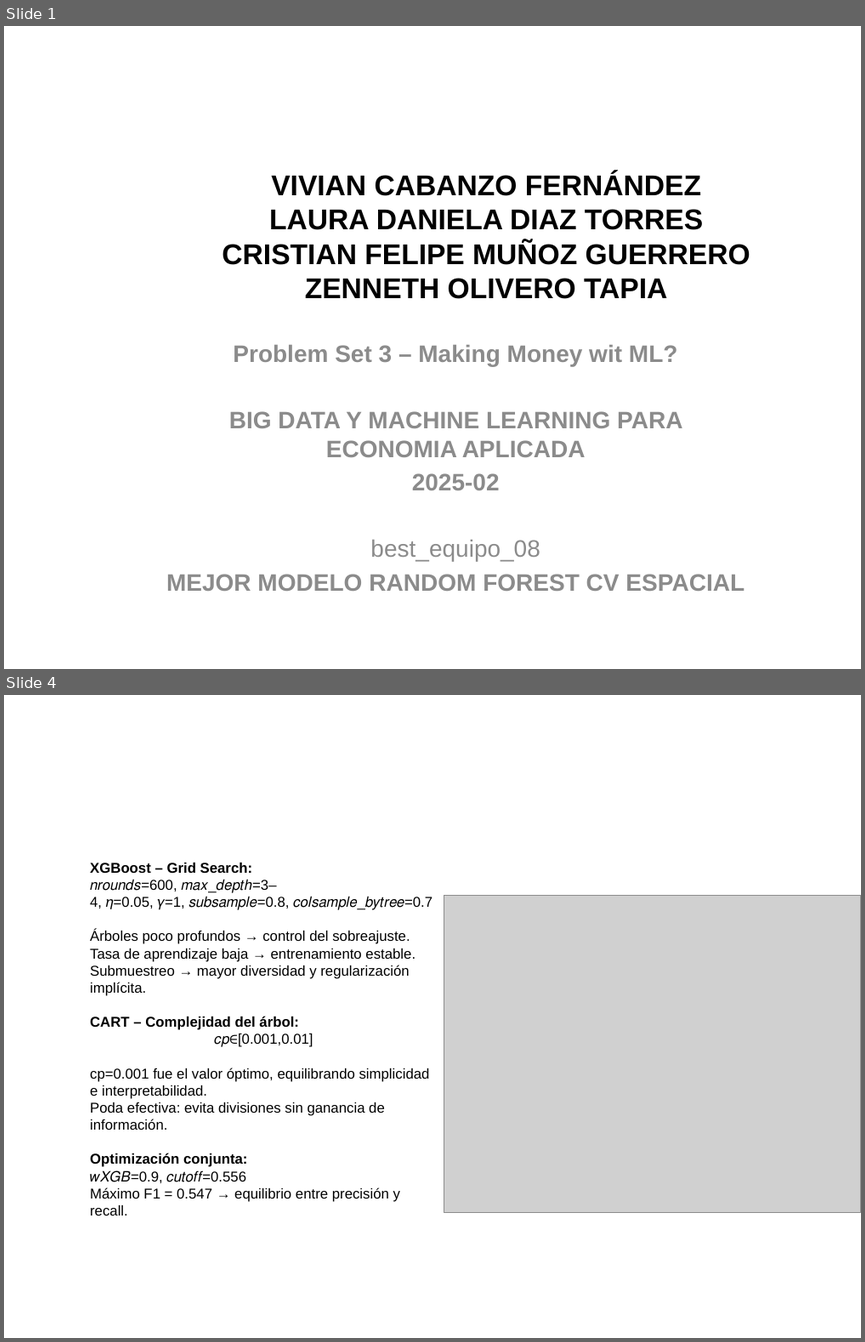
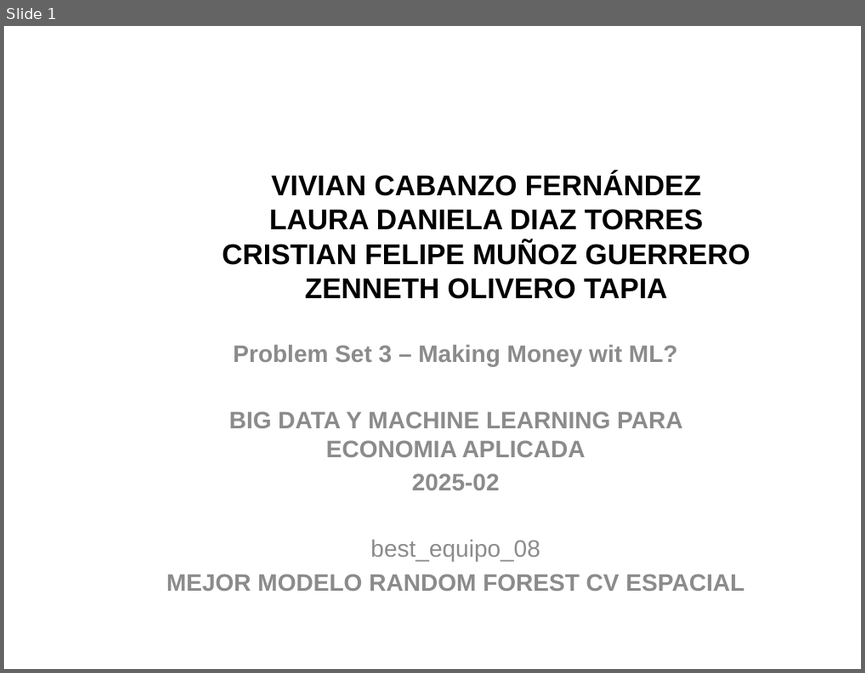
Before and after one commit to zoliverot/Taller3_Making-Money-with-ML, a slide deck: reports/slides/best_equipo_08.pptx. Shown one above the other, each under a label of ours: slides 1 and 4 before the commit, slide 1 after it; the slides between them are not shown. The pictures are 865x1342 and 865x673 pixels, drawn with LibreOffice and Linux fonts; fonts in the diff are those of the drawing; grey boxes stand for pictures; background and template pictures are left out. Boxes give left, top, right and bottom in pixels: in the first picture for what was removed or moved away, otherwise in the second. Text is boxed around its words. In the diff, an @@ line names an element or a change of style, - is before the commit and + after.

```diff
--- a/reports/slides/best_equipo_08.pptx
+++ b/reports/slides/best_equipo_08.pptx
@@ slide 4 removed at (x1=4, y1=695, x2=861, y2=1338), background picture (left out) @@
@@ text removed at (x1=90, y1=862, x2=432, y2=1215) @@
-XGBoost – Grid Search:
-𝑛𝑟𝑜𝑢𝑛𝑑𝑠=600, 𝑚𝑎𝑥_𝑑𝑒𝑝𝑡ℎ=3–4, 𝜂=0.05, 𝛾=1, 𝑠𝑢𝑏𝑠𝑎𝑚𝑝𝑙𝑒=0.8, 𝑐𝑜𝑙𝑠𝑎𝑚𝑝𝑙𝑒_𝑏𝑦𝑡𝑟𝑒𝑒=0.7
-Árboles poco profundos → control del sobreajuste.
-Tasa de aprendizaje baja → entrenamiento estable.
-Submuestreo → mayor diversidad y regularización implícita.
-CART – Complejidad del árbol:
-𝑐𝑝∈[0.001,0.01]
-cp=0.001 fue el valor óptimo, equilibrando simplicidad e interpretabilidad.
-Poda efectiva: evita divisiones sin ganancia de información.
-Optimización conjunta:
-𝑤𝑋𝐺𝐵=0.9, 𝑐𝑢𝑡𝑜𝑓𝑓=0.556
-Máximo F1 = 0.547 → equilibrio entre precisión y recall.
@@ picture removed at (x1=444, y1=895, x2=861, y2=1212) @@
```
Also in this commit, not shown: 1 slide changed, 1 slide added, 1 other slide removed.
